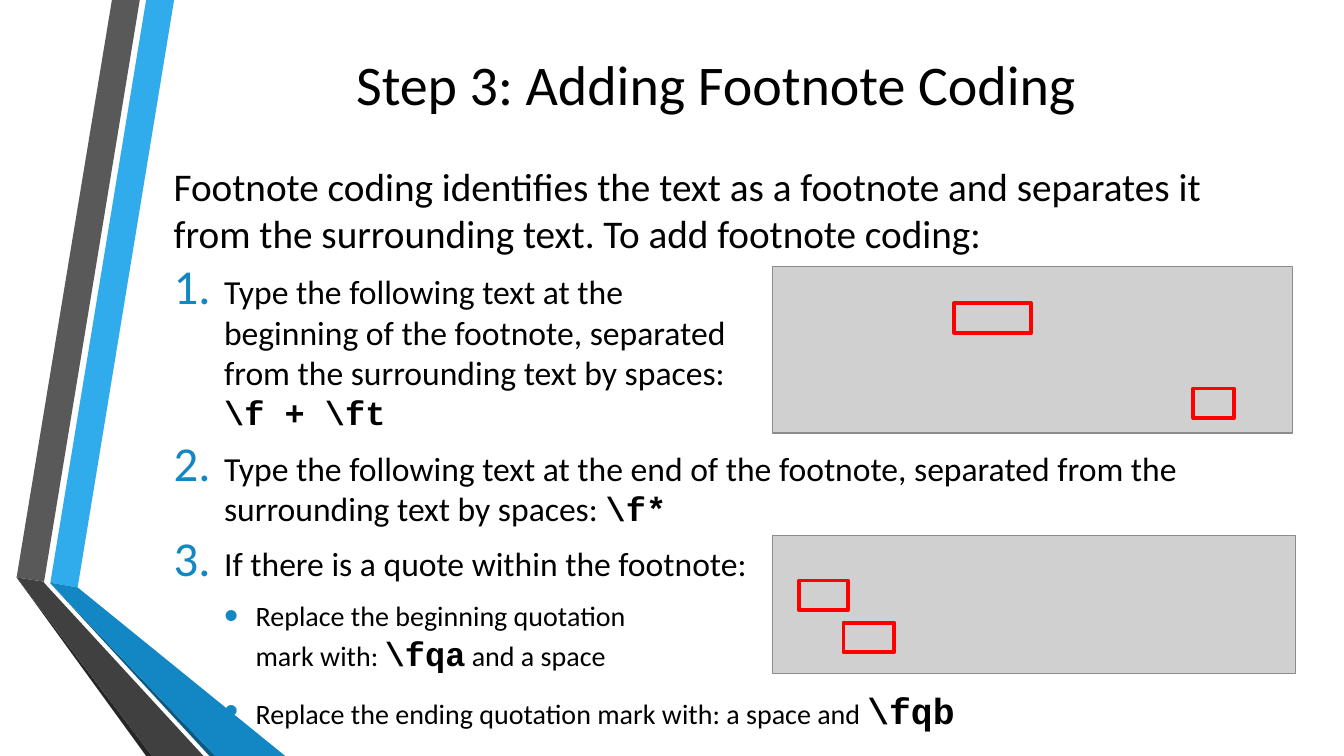
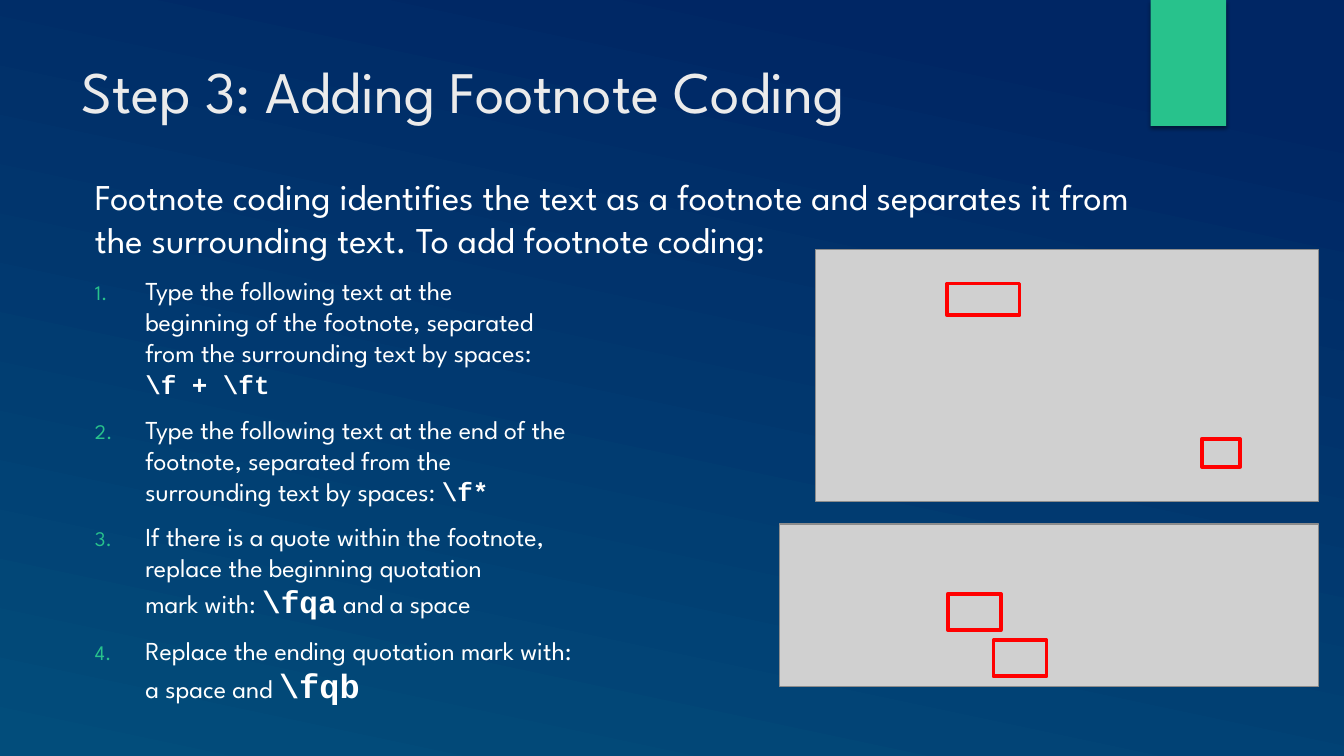
Before and after one commit to mondele/btt-writer-docs, a slide deck: slide 7 of docs/DFootnote.pptx. Drawn at 1344x756 pixels with LibreOffice and Linux fonts; fonts in the diff are those of the drawing; grey boxes stand for pictures; background and template pictures are left out. Boxes give left, top, right and bottom in pixels: in the first picture for what was removed or moved away, otherwise in the second. Text is boxed around its words. In the diff, an @@ line names an element or a change of style, - is before the commit and + after.

```diff
--- a/docs/DFootnote.pptx
+++ b/docs/DFootnote.pptx
@@ background picture (left out) to gradient #002664 to #024E7B @@
@@ rectangle added at (1150,0,1226,126), fill #28C28C @@
@@ title "Step 3: Adding Footnote Coding": place and size @@
-title "Step 3: Adding Footnote Coding" at (356,66,1075,115)
+title "Step 3: Adding Footnote Coding" at (81,72,845,126)
@@ title "Step 3: Adding Footnote Coding" at (81,72,845,126): size 40 to 42 pt, font Calibri to League Spartan, text colour #000000 to #EBEBEB; alignment centre to left; vertical alignment middle to top @@
@@ text "Footnote coding identifies the text ...": place and size @@
-text "Footnote coding identifies the text ..." at (174,173,1201,732)
+text "Footnote coding identifies the text ..." at (95,184,1129,666)
@@ text at (95,184,1129,666): size 28 to 25.9 pt in "Footnote coding identifies the text as a ..."; font Calibri to League Spartan, text colour #000000 to #FFFFFF in "Footnote coding identifies the text as a ...", "Type the following text at the beginning ...", "Type the following text at the end ...", "Replace the ending quotation mark with: a ..."; size 24 to 18.5 pt in "Type the following text at the beginning ...", "Type the following text at the end ..."; size 20 to 18.5 pt in "Replace the ending quotation mark with: a ..."; size 26 to 24.1 pt in "\fqb"; less space between paragraphs; bullet colour #1287C3 to #28C28C; bullet • to 1.; list level 2 to 1 in "Replace the ending quotation mark ..." @@
@@ picture: place and size @@
-picture at (772,267,1294,434)
+picture at (816,249,1319,502)
@@ rectangle: place and size @@
-rectangle at (955,303,1031,333)
+rectangle at (948,283,1020,316)
@@ rectangle: place and size @@
-rectangle at (1194,388,1234,417)
+rectangle at (1202,439,1240,467)
@@ text at (145,528,544,620): text changed; size 20 to 18.5 pt; font Calibri to League Spartan; text colour #000000 to #FFFFFF @@
-3. If there is a quote within the footnote:
-  • Replace the beginning quotation
-    mark with: \fqa and a space
+3. If there is a quote within the footnote,
+   replace the beginning quotation
+   mark with: \fqa and a space
@@ picture: place and size @@
-picture at (772,535,1296,675)
+picture at (780,524,1319,687)
@@ group removed at (16,0,285,756): 6 freeform shapes @@
@@ rectangle: place and size @@
-rectangle at (800,581,849,610)
+rectangle at (948,594,1001,630)
@@ rectangle: place and size @@
-rectangle at (844,623,894,652)
+rectangle at (994,640,1048,677)
```
Also in this commit, not shown: 8 other slides changed, 13 other files.
